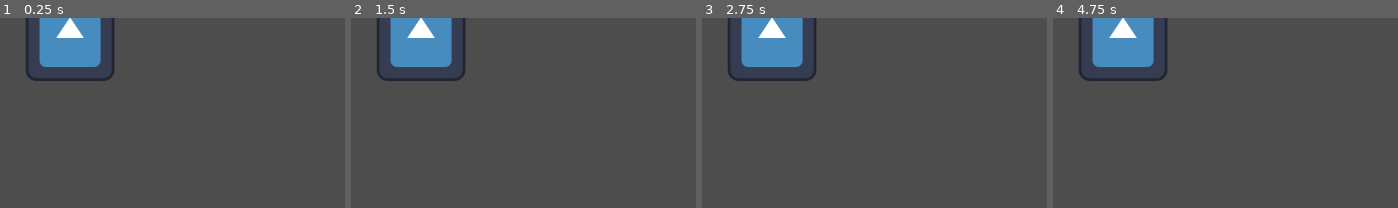
Above: before the commit, frames 1-4 (left to right).
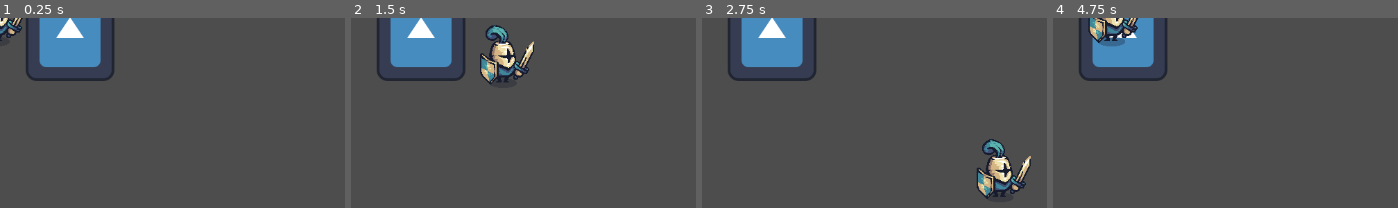
Above: after the commit, the same moments.

Repository: XxnosexX23/game-warrior
Game: Godot game, scene res://scenes/world.tscn
The game is run twice, just before and just after one commit, with the same random seed, the same clock (stepped at 60 frames per second) and the same inputs. Before the commit the project has no main scene; this scene is started directly in both runs. The engine's default icon, where the game draws it, is replaced by a stand-in: a white triangle on a blue panel in a dark square.
Inputs:
- Up to frame 1 (0.25 s): no input
- Up to frame 2 (1.5 s): tap Enter at 0.5 s; hold D (right) 0.53-1.28 s; hold S (down) from 1.28 s (still down)
- Up to frame 3 (2.75 s): release S (down) at 2.03 s; hold D (right) from 2.03 s (still down)
- Up to frame 4 (4.75 s): release D (right) at 2.78 s; hold W (up) 2.78-3.53 s; hold A (left) from 3.53 s (still down)

The runs differ from the first frame. In frame 1, 0.5% of the frame differs, in the area x 0-7%, y 0-13%; in frame 2, 2.7%, in the area x 37-54%, y 3-36%; in frame 3, 2.7%; in frame 4, 1.7%.

Commit message:
se creo el archivo state con funciones para determinadas tareas, se creo el archivo machine state para que todo sea mas ordenado y se cambie de estado correctamente, se creo el archivo idle_state que sera el estado principal cuando se inicie el juego

Diff:
--- a/project.godot
+++ b/project.godot
@@ -11,6 +11,7 @@
 [application]
 
 config/name="projecto de juego"
+run/main_scene="res://scenes/world.tscn"
 config/features=PackedStringArray("4.2", "Forward Plus")
 config/icon="res://icon.svg"
 
--- a/scenes/warrior_blue.tscn
+++ b/scenes/warrior_blue.tscn
@@ -1,7 +1,9 @@
-[gd_scene load_steps=11 format=3 uid="uid://b5lv22oixasxd"]
+[gd_scene load_steps=13 format=3 uid="uid://b5lv22oixasxd"]
 
 [ext_resource type="Texture2D" uid="uid://cat2ru5c2qgmu" path="res://assets/Tiny Swords (Update 010)/Factions/Knights/Troops/Warrior/Blue/Warrior_Blue.png" id="1_0415t"]
 [ext_resource type="Script" path="res://scripts/warrior_blue.gd" id="1_m40vt"]
+[ext_resource type="Script" path="res://scripts/machine_state.gd" id="3_lg2vq"]
+[ext_resource type="Script" path="res://scripts/idle_state.gd" id="4_nnxue"]
 
 [sub_resource type="AtlasTexture" id="AtlasTexture_a8lt5"]
 atlas = ExtResource("1_0415t")
@@ -56,14 +58,24 @@
 [sub_resource type="RectangleShape2D" id="RectangleShape2D_d6005"]
 size = Vector2(38, 32)
 
-[node name="warrior_blue" type="CharacterBody2D"]
+[node name="warrior_blue" type="CharacterBody2D" node_paths=PackedStringArray("machine_state")]
 script = ExtResource("1_m40vt")
+machine_state = NodePath("machine_state")
 
 [node name="AnimatedSprite2D" type="AnimatedSprite2D" parent="."]
 sprite_frames = SubResource("SpriteFrames_la6ig")
 animation = &"idle"
-frame_progress = 0.807113
+frame_progress = 0.903877
 
 [node name="CollisionShape2D" type="CollisionShape2D" parent="."]
 position = Vector2(0, 16)
 shape = SubResource("RectangleShape2D_d6005")
+
+[node name="machine_state" type="Node" parent="." node_paths=PackedStringArray("character", "animation", "current_state")]
+script = ExtResource("3_lg2vq")
+character = NodePath("..")
+animation = NodePath("../AnimatedSprite2D")
+current_state = NodePath("idle_state")
+
+[node name="idle_state" type="Node" parent="machine_state"]
+script = ExtResource("4_nnxue")
--- a/scenes/world.tscn
+++ b/scenes/world.tscn
@@ -1,9 +1,13 @@
-[gd_scene load_steps=2 format=3 uid="uid://dttqacr5qhn2r"]
+[gd_scene load_steps=3 format=3 uid="uid://dttqacr5qhn2r"]
 
 [ext_resource type="Texture2D" uid="uid://dqmjyjxi0pqdf" path="res://icon.svg" id="1_mxtwd"]
+[ext_resource type="PackedScene" uid="uid://b5lv22oixasxd" path="res://scenes/warrior_blue.tscn" id="2_nla51"]
 
 [node name="world" type="Node2D"]
 
 [node name="Icon" type="Sprite2D" parent="."]
 position = Vector2(101, 27)
 texture = ExtResource("1_mxtwd")
+
+[node name="warrior_blue" parent="." instance=ExtResource("2_nla51")]
+position = Vector2(-6, 1)
--- /dev/null
+++ b/scripts/idle_state.gd
@@ -0,0 +1 @@
+extends State
--- /dev/null
+++ b/scripts/machine_state.gd
@@ -0,0 +1,34 @@
+extends Node
+
+class_name MachineState
+
+@export var character:CharacterBody2D
+@export var animation:AnimatedSprite2D
+@export var current_state:State
+
+var arrayStates:Array[State]
+
+func _ready():
+	for child in get_children():
+		if child is State:
+			child.character = character
+			child.animation = animation
+			arrayStates.append(child)
+
+func _physics_process(delta):
+	if current_state.next_state != null:
+		change_state(current_state.next_state)
+
+	current_state.state_process(delta)
+
+func _on_animated_sprite_2d_animation_finished():
+	current_state.on_animatedSprite2D_anim_finish(animation.animation)
+
+func _input(event):
+	current_state.state_input(event)
+
+func change_state(new_state:State):
+	current_state.on_exit()
+	current_state.next_state = null
+	current_state = new_state
+	current_state.on_enter()
--- /dev/null
+++ b/scripts/state.gd
@@ -0,0 +1,41 @@
+extends Node
+
+class_name State
+
+# INFO: EXPORTACIONES
+@export var can_move = true
+
+const SPEED = 300.0
+const JUMP_VELOCITY = -400
+const GRAVITY = 980
+var character:CharacterBody2D
+var animation:AnimatedSprite2D
+var move_allowed = true
+var next_state:State = null
+
+func on_enter():
+	pass
+
+func on_exit():
+	pass
+
+func get_SPEED():
+	return SPEED
+
+func get_JUMP_VELOCITY():
+	return JUMP_VELOCITY
+
+func get_GRAVITY():
+	return GRAVITY
+
+func get_delta_move_toward():
+	return SPEED
+
+func on_animatedSprite2D_anim_finish(anim_name):
+	pass
+
+func state_input(event):
+	pass
+
+func state_process(delta):
+	pass
--- a/scripts/warrior_blue.gd
+++ b/scripts/warrior_blue.gd
@@ -1,6 +1,6 @@
 extends CharacterBody2D
 
-
+@export var machine_state:MachineState
 const SPEED = 300.0
 const JUMP_VELOCITY = -400.0
 
